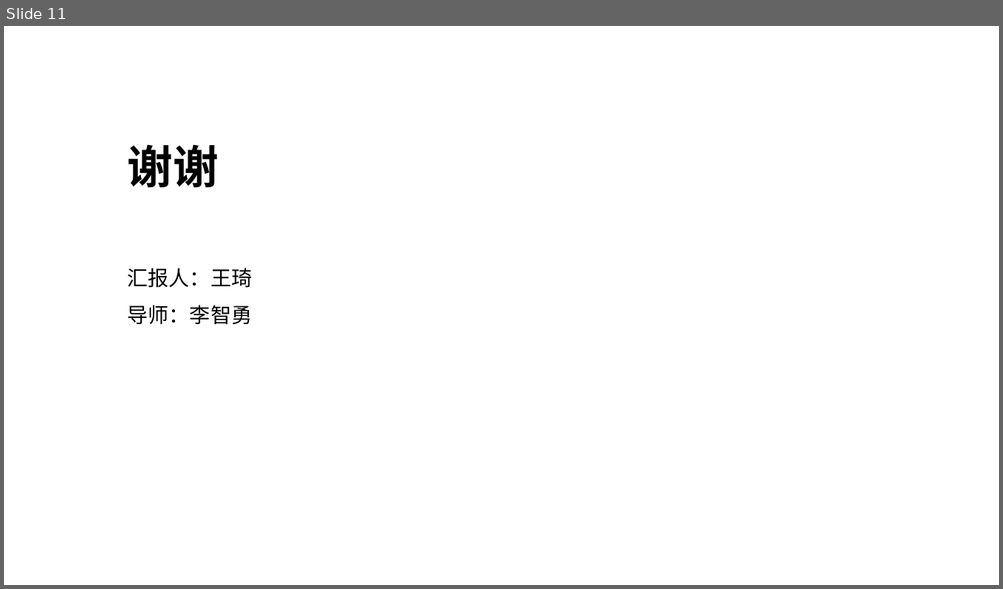
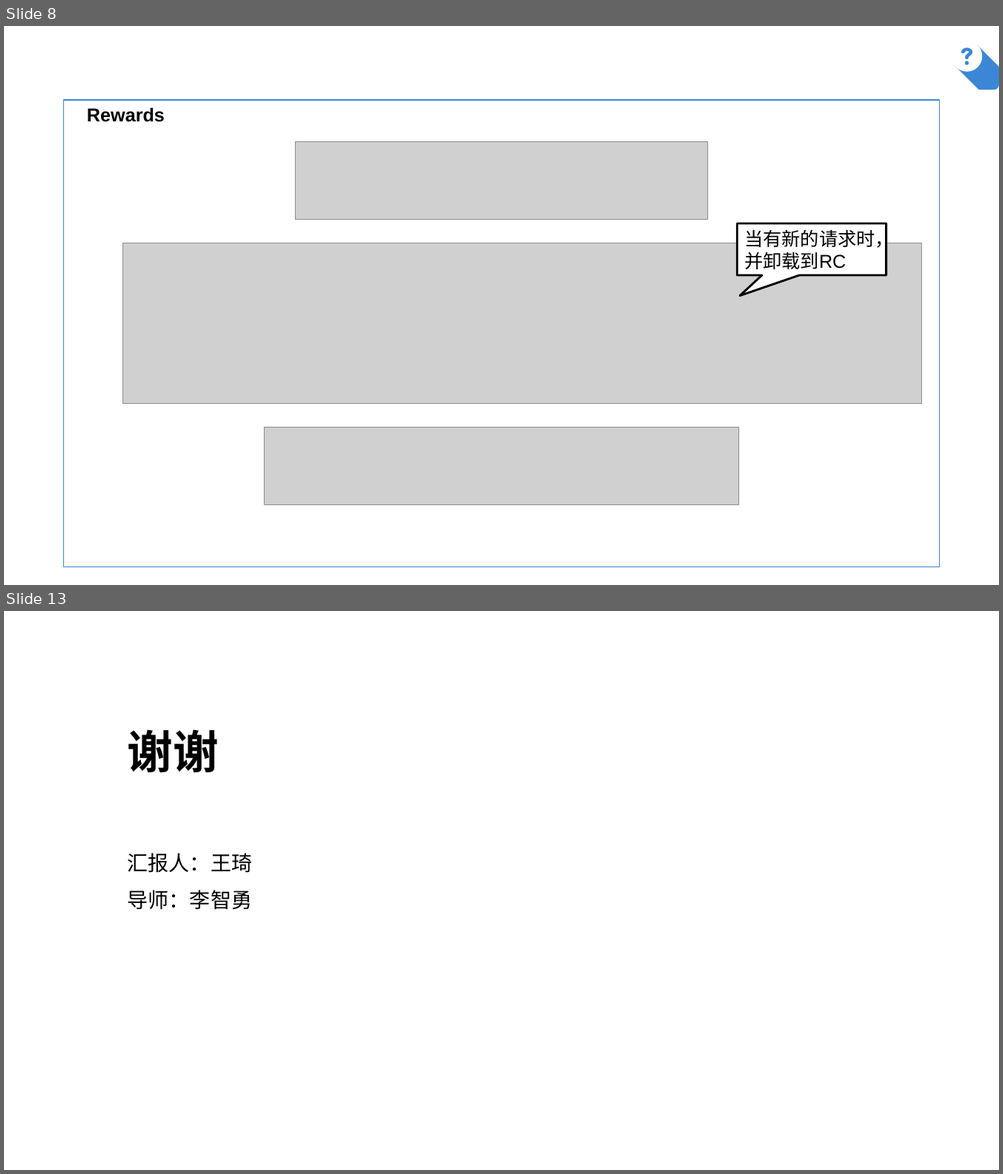
Before and after one commit to AlfredChiang/Mobile-Edge-Computing, a slide deck: Resource-Allocation-in-Vehicular-Cloud-Computing-Systems-With-Heterogeneous-Vehicles-and-Roadside-Units/2019-01-08.pptx. Shown one above the other, each under a label of ours: slide 11 before the commit, slides 8 and 13 after it; the slides between them are not shown. The pictures are 1003x589 and 1003x1174 pixels, drawn with LibreOffice and Linux fonts; fonts in the diff are those of the drawing; grey boxes stand for pictures; background and template pictures are left out. Boxes give left, top, right and bottom in pixels: in the first picture for what was removed or moved away, otherwise in the second. Text is boxed around its words. In the diff, an @@ line names an element or a change of style, - is before the commit and + after.

```diff
--- a/Resource-Allocation-in-Vehicular-Cloud-Computing-Systems-With-Heterogeneous-Vehicles-and-Roadside-Units/2019-01-08.pptx
+++ b/Resource-Allocation-in-Vehicular-Cloud-Computing-Systems-With-Heterogeneous-Vehicles-and-Roadside-Units/2019-01-08.pptx
@@ slide 8 added at (4,26,999,585), background picture (left out) @@
@@ line added from (930, 87) to (930, 35), #FFFFFF 2.25 pt @@
@@ freeform shape added at (951,41,982,72), fill #FFFFFF @@
@@ freeform shape added at (956,45,999,90), fill #3B87D5 @@
@@ parallelogram added at (64,100,939,568), outline #3B87D5 1 pt @@
@@ text added at (87,107,165,122), 18 pt, text #000000, bold @@
+Rewards
@@ picture added at (296,141,708,219) @@
@@ speech box added at (737,224,886,276), fill #FFFFFF, outline #000000 2 pt, 18 pt, text #000000 @@
+当有新的请求时，并卸载到RC
@@ picture added at (122,244,922,404) @@
@@ picture added at (264,428,738,506) @@
@@ what was slide 11 is now slide 13 @@
```
Also in this commit, not shown: 4 slides changed, 4 other slides added, 3 slides removed, 4 other files.
